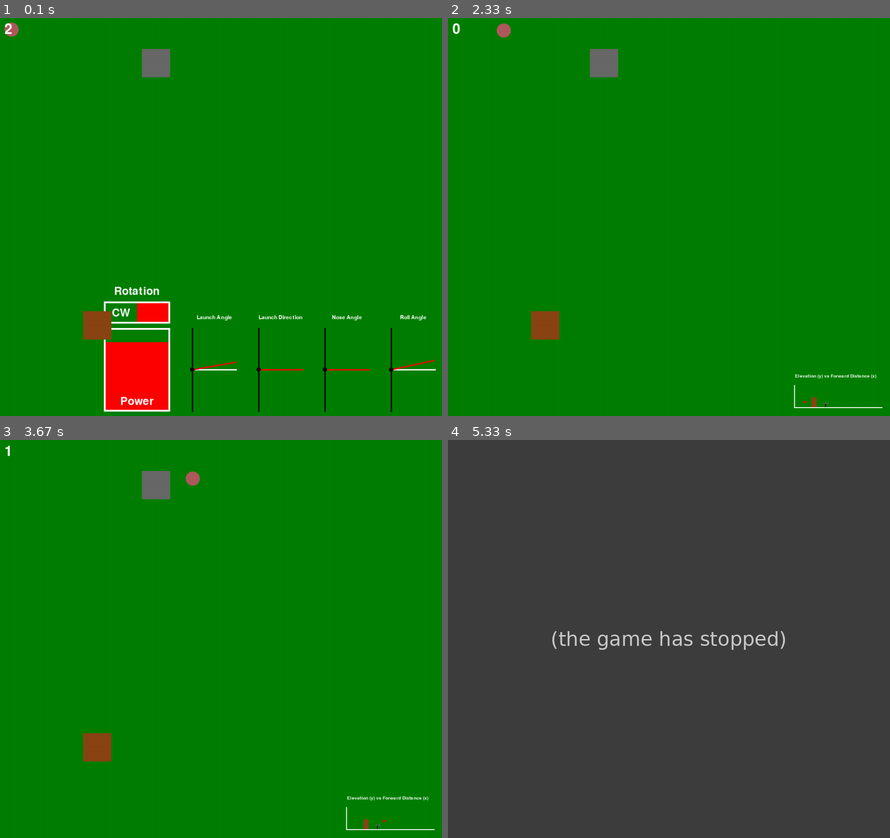
Above: before the commit, frames 1-4 (two rows, left to right).
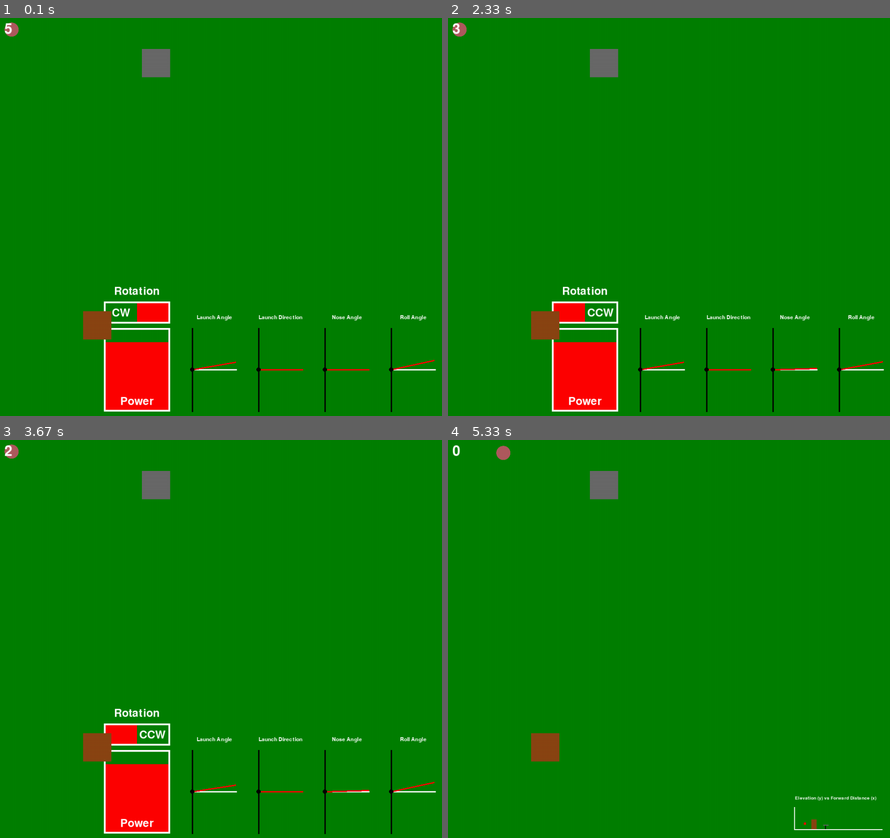
Above: after the commit, the same moments.

Repository: b7duongcs/PyGame-Disc-Golf
Game: pygame game, started from main.py
Same seed, same stepped clock (60 frames per second), same inputs: the game is played once before the commit and once after it.
Inputs:
- Up to frame 1 (0.1 s): no input
- Up to frame 2 (2.33 s): tap 1 at 0.33 s; tap 8 at 0.67 s; tap E at 1.5 s; tap 2 at 1.83 s; tap 9 at 2.17 s
- Up to frame 3 (3.67 s): tap 3 at 3 s; tap 0 at 3.33 s
- Up to frame 4 (5.33 s): tap 4 at 4.17 s; tap 8 at 4.5, 4.9, 5.2 s

The runs differ from the first frame. In frame 1, less than 0.1% of the frame differs, in the area x 1-3%, y 1-5%; in frame 2, 4.7%; in frame 3, 4.7%; in frame 4, 100%, in the area x 0-100%, y 0-100%.
Before the commit the program exited at 5.07 s; later frames show no game.

Commit message:
change time to 5 secs, add gitignore

Diff:
--- a/main.py
+++ b/main.py
@@ -12,7 +12,7 @@
 pygame.display.set_caption("Disc Golf")
 FPS = 60
 TICKS_PER_FRAME = 1000/FPS
-TIME_LIMIT = 2000
+TIME_LIMIT = 5000
 
 #colours
 GREEN = (0,128,0)
Not shown, added: .gitignore
